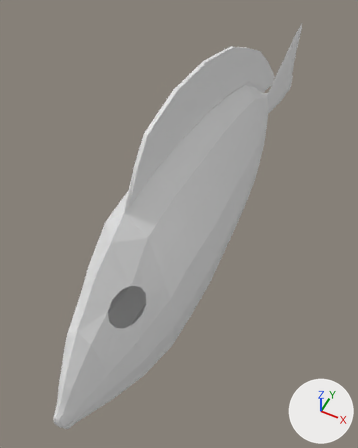
A saved change to the Blender file Content/Fishes/SM_DoryFish_001.blend.
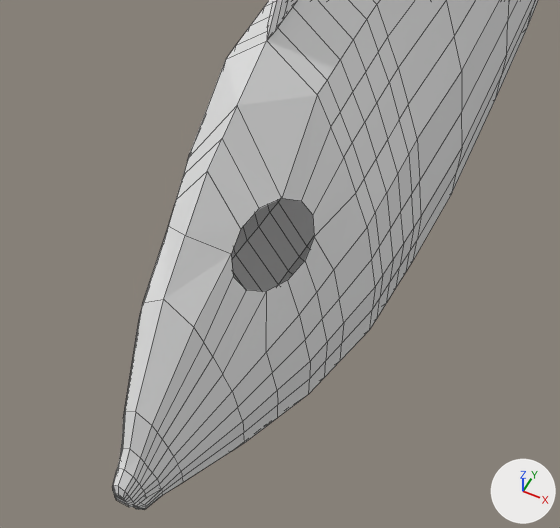
Each version appears first whole from a camera (50 mm lens) standing at (1.18, -3.03, 3.01) and looking at (-0.12, -0.44, -0.23), and next in a close-up on the part from 0% to 73% of the width and 43% to 98% of the height. Arrows for +X, +Y and +Z are at lower right; the lights stay in place. The close-ups show mesh edges as thin lines.
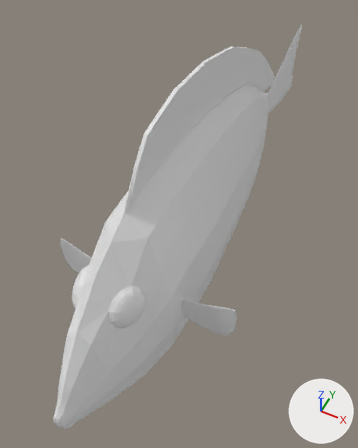
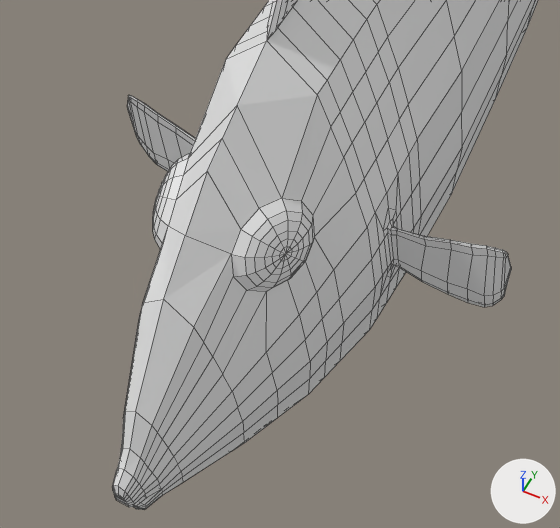
Boxes [x1, y1, x2, y2] around the edits, measured in the close-ups (560 x 528 px):
part 1 of me_circle, built on
    before: [375, 174, 404, 297]
    after: [127, 95, 511, 307]

What changed in the scene script:
```text
Change me_circle:
    used by ob_circle; location = (0.0, -1.396, 0.0); rotation_euler = (1.571, 0.0, 0.0), in degrees (90, 0, 0); scale = (0.328, 0.877, 0.728)
    remove me_circle.from_pydata(...)  # 817 vertices, 815 faces; spans x -0.98..0.98, y -1.29..1.5, z -5.24..1.33
    add me_circle.from_pydata(...)  # 1179 vertices, 1199 faces; spans x -2.23..2.23, y -1.29..1.5, z -5.24..1.33
    me_circle part 1: 4 vertices removed from x -0.98..0.98, y -0.22..-0.02, z -0.19; 366 vertices added at x -2.23..2.23, y -0.37..0.61, z -0.25..0.59
```
